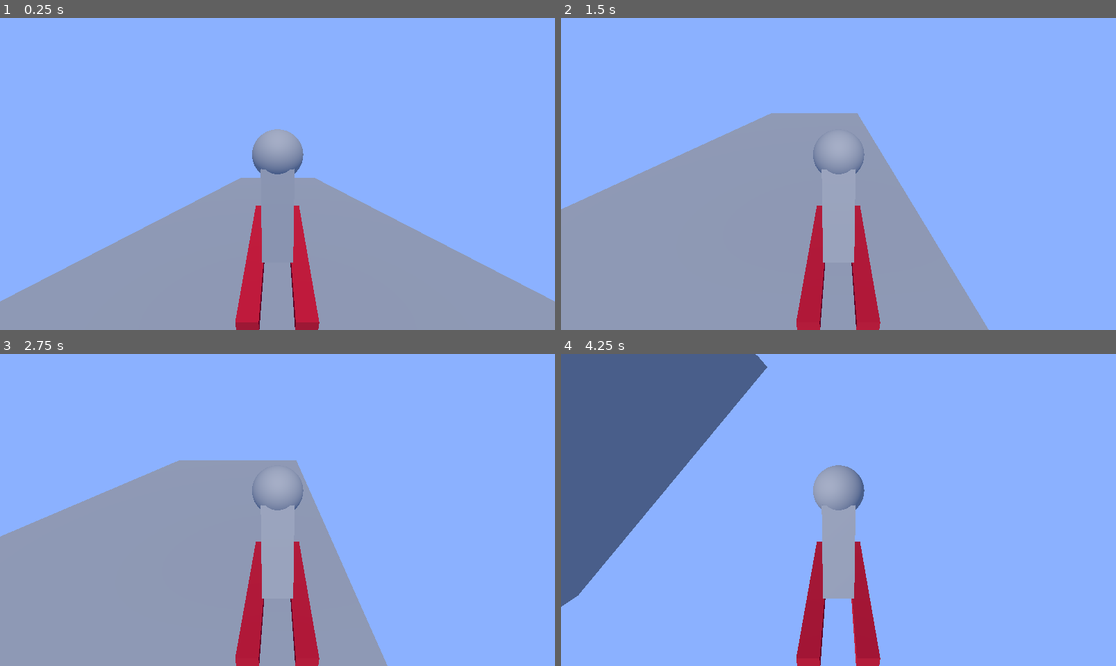
Above: before the commit, frames 1-4 (two rows, left to right).
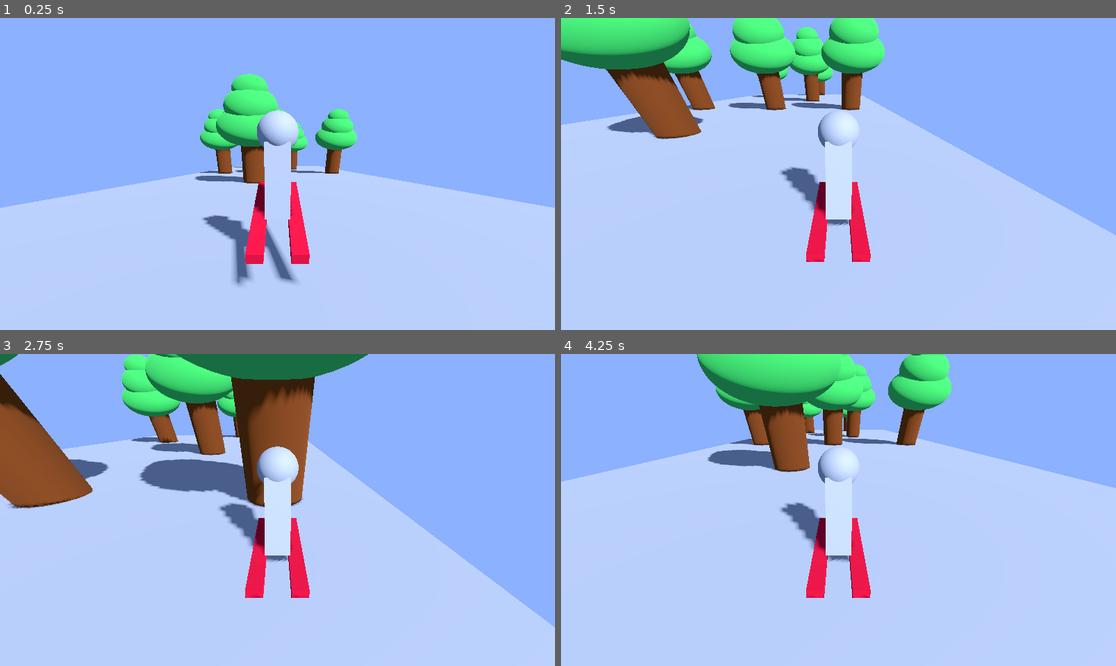
Above: after the commit, the same moments.

Repository: IsaacRF/godot-snowboard-collisions
Game: Godot game, scene res://Scenes/main.tscn
Same seed, same stepped clock (60 frames per second), same inputs: the game is played once before the commit and once after it.
Inputs:
- Up to frame 1 (0.25 s): no input
- Up to frame 2 (1.5 s): hold D 0.53-1.28 s; hold A from 1.28 s (still down)
- Up to frame 3 (2.75 s): release A at 2.03 s; hold D from 2.03 s (still down)
- Up to frame 4 (4.25 s): release D at 3.53 s; hold A from 3.53 s (still down)

The runs differ from the first frame. In frame 1, 51% of the frame differs, in the area x 0-100%, y 17-100%; in frame 2, 74%; in frame 3, 69%; in frame 4, 86%, in the area x 0-100%, y 0-100%.

Commit message:
Add trees and act on player collision with them

Diff:
--- /dev/null
+++ b/Objects/player.tscn
@@ -0,0 +1,61 @@
+[gd_scene load_steps=9 format=3 uid="uid://b0vx0htssiftg"]
+
+[ext_resource type="Script" path="res://Scripts/Player.gd" id="1_uy6gs"]
+
+[sub_resource type="PhysicsMaterial" id="PhysicsMaterial_5dfla"]
+friction = 0.0
+
+[sub_resource type="SphereMesh" id="SphereMesh_8sj51"]
+
+[sub_resource type="BoxMesh" id="BoxMesh_fnfnr"]
+
+[sub_resource type="BoxMesh" id="BoxMesh_d0edy"]
+
+[sub_resource type="StandardMaterial3D" id="StandardMaterial3D_jjbv6"]
+albedo_color = Color(0.694118, 0, 0.14902, 1)
+
+[sub_resource type="StandardMaterial3D" id="StandardMaterial3D_331hq"]
+albedo_color = Color(0.694118, 0, 0.14902, 1)
+
+[sub_resource type="BoxShape3D" id="BoxShape3D_fo85e"]
+size = Vector3(0.42, 1.1, 1)
+
+[node name="Player" type="RigidBody3D"]
+physics_material_override = SubResource("PhysicsMaterial_5dfla")
+max_contacts_reported = 3
+contact_monitor = true
+script = ExtResource("1_uy6gs")
+
+[node name="MeshInstance3D" type="MeshInstance3D" parent="."]
+transform = Transform3D(0.36, 0, 0, 0, 0.36, 0, 0, 0, 0.36, 0, 0, 0)
+
+[node name="Head" type="MeshInstance3D" parent="MeshInstance3D"]
+transform = Transform3D(1.16138, 0, 0, 0, 1.10514, 0.326318, 0, -0.284986, 1.26542, -0.00143909, 3.98207, -0.544185)
+mesh = SubResource("SphereMesh_8sj51")
+skeleton = NodePath("../..")
+
+[node name="Body" type="MeshInstance3D" parent="MeshInstance3D"]
+transform = Transform3D(0.700573, 0, 0, 0, 2.03649, 0.206901, 0, -0.525157, 0.802334, -0.000959396, 2.72856, -0.129116)
+mesh = SubResource("BoxMesh_fnfnr")
+skeleton = NodePath("../..")
+
+[node name="RightSki" type="MeshInstance3D" parent="MeshInstance3D"]
+transform = Transform3D(0.395486, 0, 0, 0, 0.274154, 0, 0, 0, 3.57203, 0.502744, 1.67667, 0)
+mesh = SubResource("BoxMesh_d0edy")
+skeleton = NodePath("../..")
+surface_material_override/0 = SubResource("StandardMaterial3D_jjbv6")
+
+[node name="LeftSki" type="MeshInstance3D" parent="MeshInstance3D"]
+transform = Transform3D(0.395486, 0, 0, 0, 0.274154, 0, 0, 0, 3.57203, -0.517728, 1.67667, 0)
+mesh = SubResource("BoxMesh_d0edy")
+skeleton = NodePath("../..")
+surface_material_override/0 = SubResource("StandardMaterial3D_331hq")
+
+[node name="CollisionShape3D" type="CollisionShape3D" parent="."]
+transform = Transform3D(1, 0, 0, 0, 1, 0, 0, 0, 1, 0, 1.11752, 0)
+shape = SubResource("BoxShape3D_fo85e")
+
+[node name="Camera3D" type="Camera3D" parent="."]
+transform = Transform3D(1, -0.000234269, 0.000958117, -0.000179973, 0.911739, 0.410769, -0.000969784, -0.410769, 0.911739, 0, 1.88847, 1.83782)
+
+[connection signal="body_entered" from="." to="." method="_on_body_entered"]
--- /dev/null
+++ b/Objects/tree.tscn
@@ -0,0 +1,41 @@
+[gd_scene load_steps=6 format=3 uid="uid://bth7iew0f1c6w"]
+
+[sub_resource type="CylinderMesh" id="CylinderMesh_eks4s"]
+
+[sub_resource type="StandardMaterial3D" id="StandardMaterial3D_fcgpn"]
+albedo_color = Color(0.407843, 0.196078, 0.0627451, 1)
+
+[sub_resource type="SphereMesh" id="SphereMesh_q6oxm"]
+
+[sub_resource type="StandardMaterial3D" id="StandardMaterial3D_fpejt"]
+albedo_color = Color(0.207843, 0.619608, 0.254902, 1)
+
+[sub_resource type="CylinderShape3D" id="CylinderShape3D_x1a57"]
+height = 4.52
+radius = 0.41
+
+[node name="Tree" type="StaticBody3D" groups=["Trees"]]
+
+[node name="Trunk" type="MeshInstance3D" parent="."]
+transform = Transform3D(1, 0, 0, 0, 1.5614, 0, 0, 0, 1, 0.00208068, 1.62587, -0.00358963)
+mesh = SubResource("CylinderMesh_eks4s")
+surface_material_override/0 = SubResource("StandardMaterial3D_fcgpn")
+
+[node name="Leafs1" type="MeshInstance3D" parent="."]
+transform = Transform3D(2.85298, 0, 0, 0, 1.66641, 0, 0, 0, 2.19155, 0, 2.85623, 0)
+mesh = SubResource("SphereMesh_q6oxm")
+surface_material_override/0 = SubResource("StandardMaterial3D_fpejt")
+
+[node name="Leafs2" type="MeshInstance3D" parent="."]
+transform = Transform3D(2.11019, 0, 0, 0, 1.43111, 0, 0, 0, 1.83106, 0, 3.61263, 0)
+mesh = SubResource("SphereMesh_q6oxm")
+surface_material_override/0 = SubResource("StandardMaterial3D_fpejt")
+
+[node name="Leafs3" type="MeshInstance3D" parent="."]
+transform = Transform3D(1.38722, 0, 0, 0, 0.982511, 0, 0, 0, 0.989554, 0, 4.25278, 0)
+mesh = SubResource("SphereMesh_q6oxm")
+surface_material_override/0 = SubResource("StandardMaterial3D_fpejt")
+
+[node name="CollisionShape3D" type="CollisionShape3D" parent="."]
+transform = Transform3D(1, 0, 0, 0, 1, 0, 0, 0, 1, 0, 2.23133, 0)
+shape = SubResource("CylinderShape3D_x1a57")
--- a/Scenes/main.tscn
+++ b/Scenes/main.tscn
@@ -1,28 +1,11 @@
-[gd_scene load_steps=12 format=3 uid="uid://jwnyfccxvd5s"]
+[gd_scene load_steps=6 format=3 uid="uid://jwnyfccxvd5s"]
 
-[ext_resource type="Script" path="res://Scripts/Player.gd" id="1_3wq0c"]
+[ext_resource type="PackedScene" uid="uid://b0vx0htssiftg" path="res://Objects/player.tscn" id="1_1pv0f"]
+[ext_resource type="PackedScene" uid="uid://bth7iew0f1c6w" path="res://Objects/tree.tscn" id="2_5feso"]
 
 [sub_resource type="BoxMesh" id="BoxMesh_ah2fr"]
 
 [sub_resource type="BoxShape3D" id="BoxShape3D_3o5xb"]
-
-[sub_resource type="PhysicsMaterial" id="PhysicsMaterial_5dfla"]
-friction = 0.0
-
-[sub_resource type="SphereMesh" id="SphereMesh_8sj51"]
-
-[sub_resource type="BoxMesh" id="BoxMesh_fnfnr"]
-
-[sub_resource type="BoxMesh" id="BoxMesh_d0edy"]
-
-[sub_resource type="StandardMaterial3D" id="StandardMaterial3D_jjbv6"]
-albedo_color = Color(0.694118, 0, 0.14902, 1)
-
-[sub_resource type="StandardMaterial3D" id="StandardMaterial3D_331hq"]
-albedo_color = Color(0.694118, 0, 0.14902, 1)
-
-[sub_resource type="BoxShape3D" id="BoxShape3D_5g5hm"]
-size = Vector3(1, 0.783151, 1.19605)
 
 [sub_resource type="Environment" id="Environment_0peoj"]
 background_mode = 1
@@ -39,38 +22,34 @@
 [node name="CollisionShape3D" type="CollisionShape3D" parent="Ground"]
 shape = SubResource("BoxShape3D_3o5xb")
 
-[node name="Player" type="RigidBody3D" parent="."]
-transform = Transform3D(1, 0, 0, 0, 1, 0, 0, 0, 1, 0, 4, 12)
-physics_material_override = SubResource("PhysicsMaterial_5dfla")
-script = ExtResource("1_3wq0c")
-
-[node name="Head" type="MeshInstance3D" parent="Player"]
-transform = Transform3D(1.16138, 0, 0, 0, 1.10514, 0.326319, 0, -0.284986, 1.26542, -0.00143909, 3.98207, -0.544185)
-mesh = SubResource("SphereMesh_8sj51")
-
-[node name="Body" type="MeshInstance3D" parent="Player"]
-transform = Transform3D(0.700573, 0, 0, 0, 2.03649, 0.2069, 0, -0.525157, 0.802334, -0.000959396, 2.72856, -0.129116)
-mesh = SubResource("BoxMesh_fnfnr")
-
-[node name="RightSki" type="MeshInstance3D" parent="Player"]
-transform = Transform3D(0.395486, 0, 0, 0, 0.274154, 0, 0, 0, 3.57203, 0.502744, 1.67667, 0)
-mesh = SubResource("BoxMesh_d0edy")
-surface_material_override/0 = SubResource("StandardMaterial3D_jjbv6")
-
-[node name="LeftSki" type="MeshInstance3D" parent="Player"]
-transform = Transform3D(0.395486, 0, 0, 0, 0.274154, 0, 0, 0, 3.57203, -0.517728, 1.67667, 0)
-mesh = SubResource("BoxMesh_d0edy")
-surface_material_override/0 = SubResource("StandardMaterial3D_331hq")
-
-[node name="CollisionShape3D" type="CollisionShape3D" parent="Player"]
-transform = Transform3D(1.33757, 0, 0, 0, 3.46056, 0, 0, 0, 1.83695, 0, 2.92387, 0)
-shape = SubResource("BoxShape3D_5g5hm")
-
-[node name="Camera3D" type="Camera3D" parent="Player"]
-transform = Transform3D(1, -0.000234269, 0.000958117, -0.000179973, 0.911739, 0.410769, -0.000969784, -0.410769, 0.911739, 0, 5.49332, 3.87601)
+[node name="Player" parent="." instance=ExtResource("1_1pv0f")]
+transform = Transform3D(0.46, 0, 0, 0, 0.46, 0, 0, 0, 0.46, 0, 4.73761, 12.0565)
 
 [node name="DirectionalLight3D" type="DirectionalLight3D" parent="."]
-transform = Transform3D(1, 0, 0, 0, 0.420656, 0.90722, 0, -0.90722, 0.420656, 0, 9.98508, 2.92342)
+transform = Transform3D(0.839288, 0.228705, 0.493244, -0.543687, 0.353052, 0.761419, 0, -0.90722, 0.420656, 0, 9.98508, 2.92342)
+shadow_enabled = true
 
 [node name="WorldEnvironment" type="WorldEnvironment" parent="."]
 environment = SubResource("Environment_0peoj")
+
+[node name="Tree" parent="." instance=ExtResource("2_5feso")]
+transform = Transform3D(1, 0, 0, 0, 1, 0, 0, 0, 1, 1.37063, -4.81807, -12.3643)
+
+[node name="Tree2" parent="." instance=ExtResource("2_5feso")]
+transform = Transform3D(1, 0, 0, 0, 1, 0, 0, 0, 1, -2.59002, -3.56573, -9.0173)
+
+[node name="Tree3" parent="." instance=ExtResource("2_5feso")]
+transform = Transform3D(1, 0, 0, 0, 1, 0, 0, 0, 1, 1.40842, -1.65939, -4.84044)
+
+[node name="Tree4" parent="." instance=ExtResource("2_5feso")]
+transform = Transform3D(1, 0, 0, 0, 1, 0, 0, 0, 1, -1.05646, 1.88588, 5.54112)
+
+[node name="Tree5" parent="." instance=ExtResource("2_5feso")]
+
+[node name="Tree6" parent="." instance=ExtResource("2_5feso")]
+transform = Transform3D(1, 0, 0, 0, 1, 0, 0, 0, 1, -3.90154, 0, 0)
+
+[node name="Tree7" parent="." instance=ExtResource("2_5feso")]
+transform = Transform3D(1, 0, 0, 0, 1, 0, 0, 0, 1, 4.03612, 0, 0)
+
+[node name="MeshInstance3D" type="MeshInstance3D" parent="."]
--- a/Scripts/Player.gd
+++ b/Scripts/Player.gd
@@ -10,3 +10,8 @@
 		linear_velocity.x = move_speed
 	else:
 		linear_velocity.x = 0
+
+
+func _on_body_entered(body):
+	if body.is_in_group("Trees"):
+		get_tree().reload_current_scene()
